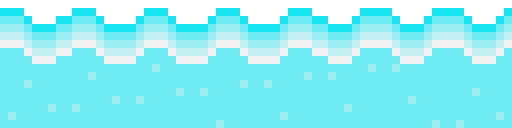
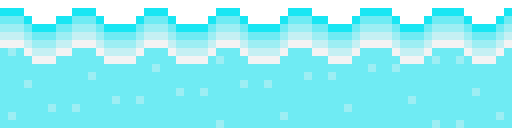
Layer changes from the first 512 x 128 image to the second:
painted on "Background" over (8, 48, 464, 64)
